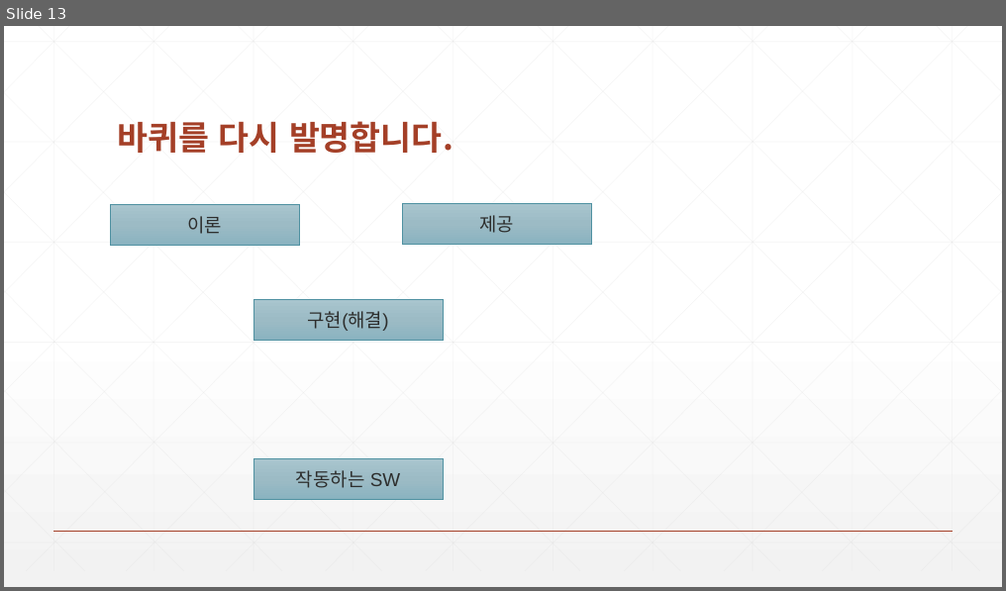
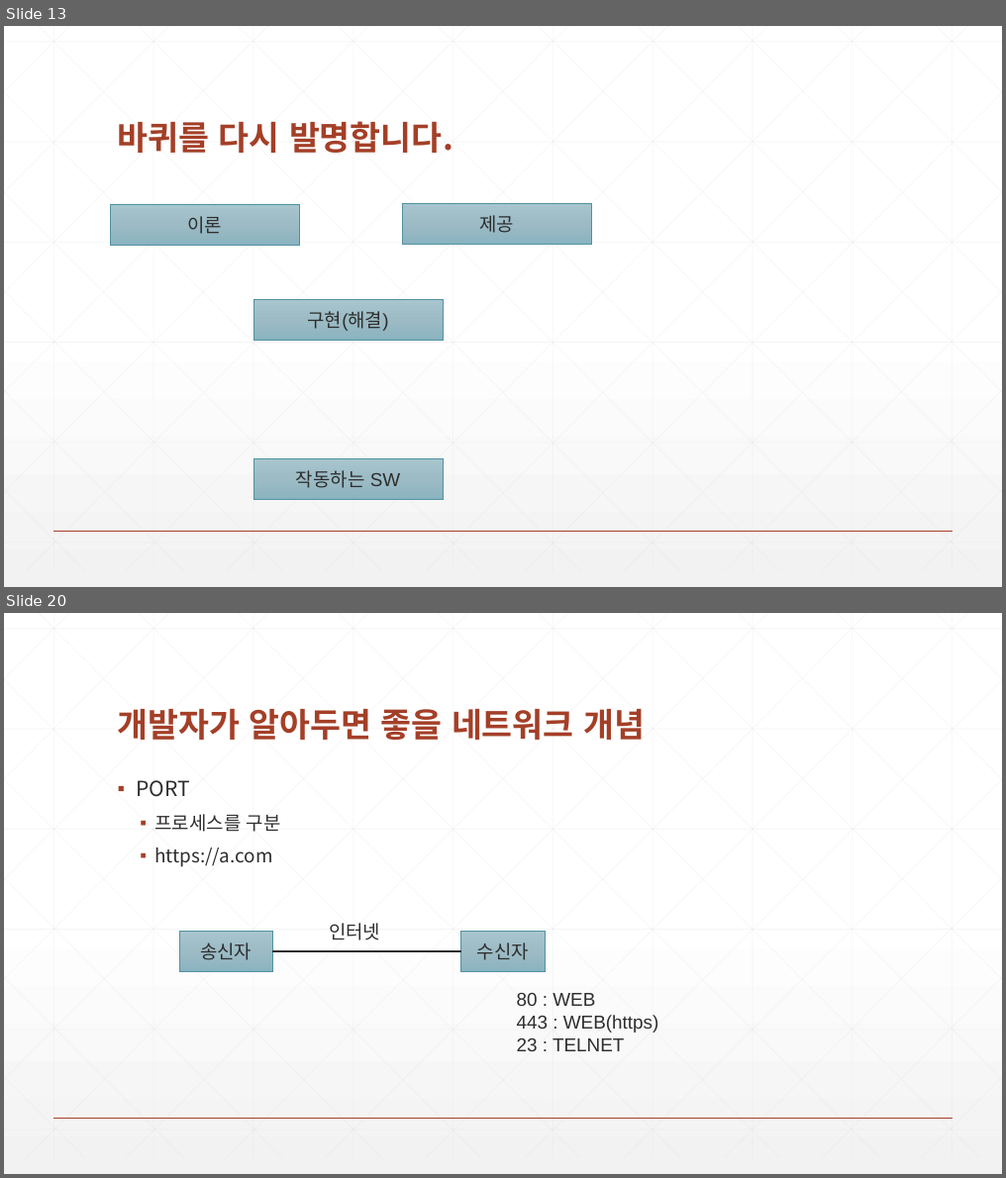
Before and after one commit to zeroshift01/code5, a slide deck: inflearn01/doc/교재.pptx. Shown one above the other, each under a label of ours: slide 13 before the commit, slides 13 and 20 after it; the slides between them are not shown. The pictures are 1006x591 and 1006x1178 pixels, drawn with LibreOffice and Linux fonts; fonts in the diff are those of the drawing. Boxes give left, top, right and bottom in pixels: in the first picture for what was removed or moved away, otherwise in the second. Text is boxed around its words. In the diff, an @@ line names an element or a change of style, - is before the commit and + after.

```diff
--- a/inflearn01/doc/교재.pptx
+++ b/inflearn01/doc/교재.pptx
@@ slide 20 added at <box>4,613,1002,1174</box>, background gradient #FFFFFF to #F2F2F2; not listed: 47 template elements that a slide beside it also shows @@
@@ title added at <box>118,708,645,740</box>, 32 pt, text #A43F27, bold @@
+개발자가 알아두면 좋을 네트워크 개념
@@ text added at <box>137,780,281,867</box>, 18 pt, text #2D2E2D @@
+▪ PORT
+  ▪ 프로세스를 구분
+  ▪ https://a.com
@@ rectangle added at <box>179,931,272,971</box>, fill gradient #A9C6CF to #9CBCC6 to #8AB4C0, outline #4F91A1 0.5 pt, 18 pt, text #2D2E2D @@
+송신자
@@ text added at <box>329,923,380,941</box>, 18 pt, text #2D2E2D @@
+인터넷
@@ rectangle added at <box>461,931,546,971</box>, fill gradient #A9C6CF to #9CBCC6 to #8AB4C0, outline #4F91A1 0.5 pt, 18 pt, text #2D2E2D @@
+수신자
@@ line added from (272, 953) to (461, 953), #2D2E2D 1.5 pt @@
@@ text added at <box>517,993,659,1052</box>, 18 pt, text #2D2E2D @@
+80 : WEB
+443 : WEB(https)
+23 : TELNET
```
Also in this commit, not shown: 7 other slides added, 6 other files.
